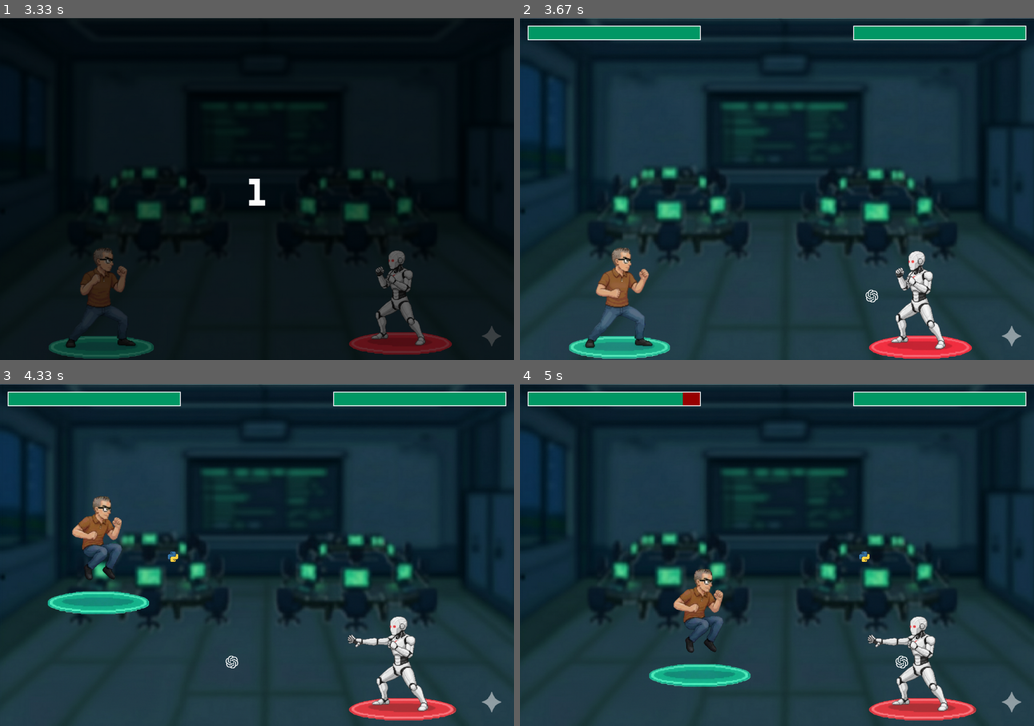
Above: before the commit, frames 1-4 (two rows, left to right).
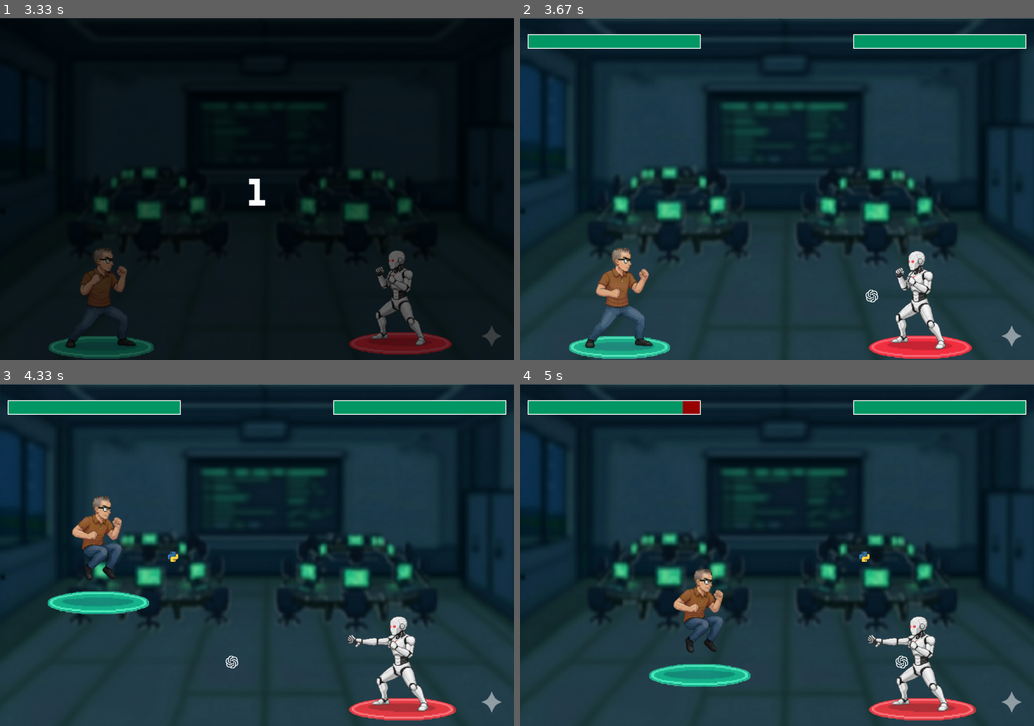
Above: after the commit, the same moments.

Repository: Gabriel-Henrique-2009/Trabalho_PyGames
Game: pygame game, started from Trabalho_PyGames/sistemadetiro.py
Same seed, same stepped clock (60 frames per second), same inputs: the game is played once before the commit and once after it.
Inputs (mouse positions are in pixels of both pictures, inside the frame that each line leads up to):
- Up to frame 1 (3.33 s): click "Jogar" at 0.38 s
- Up to frame 2 (3.67 s): no input
- Up to frame 3 (4.33 s): tap Space at 3.67 s; click (174, 442) at 4.05 s
- Up to frame 4 (5 s): hold Right 4.33-4.8 s; tap Space at 4.4, 4.7, 4.9 s; hold Right from 4.83 s (still down)

Frame 1 is identical in both runs. In frame 2, 3.8% of the frame differs, in the area x 1-99%, y 2-9%; in frame 3, 3.8%; in frame 4, 3.8%.

Commit message:
rounds do jogo

Diff:
--- a/Trabalho_PyGames/sistemadetiro.py
+++ b/Trabalho_PyGames/sistemadetiro.py
@@ -4,7 +4,6 @@
 pygame.init()
 
 botao_menu_teste = pygame.Rect(435, 453, 362, 110)
-
 cor_botao_menu_teste = (0, 153, 102)
 tela = pygame.display.set_mode((1200, 800))
 clock = pygame.time.Clock()
@@ -55,12 +54,33 @@
 #essa linha tava conflitando com a imagem
 #essa tbm
 
+fase2 = "round 2"
+fase3 = "round 3"
+fase4 = "round 4"
+fase5 = "round 5"
+usando = fase2
+modo_vitoria = 1
+
+
 font = pygame.font.Font("Silkscreen-Regular.ttf", 36)
 
 texto_surface_texto_frente = font.render("Jogar", True, (215, 238, 244))
+texto_rect = texto_surface_texto_frente.get_rect(topleft=(540, 480)) #certinho rs
 texto_sombra = font.render("Jogar", True, (80, 123, 70)) # efeito de sombra igual tilulo
-texto_rect = texto_surface_texto_frente.get_rect(topleft=(540, 480)) #certinho rs
 texto_rect_sombra = texto_sombra.get_rect(topleft=(543,483))
+
+
+# TEXTO DO MENU DOIS
+texto_surface_texto_frente2 = font.render("Continuar", True, (215, 238, 244))
+texto_rect2 = texto_surface_texto_frente2.get_rect(topleft=(492, 455))
+texto_sombra2 = font.render("Continuar", True, (80, 123, 70))
+texto_rect_sombra2 = texto_sombra2.get_rect(topleft=(495,458))
+
+texto_fase = font.render(usando, True, (215, 238, 244))
+texto_rect_fase = texto_fase.get_rect(topleft=(516, 505))
+texto_fase_sombra = font.render(usando, True, (80, 123, 70))
+texto_rect_fase_sombra = texto_fase_sombra.get_rect(topleft=(519,508))
+
 
 # VOU TENTAR COLOCAR O JOGO A PARTIR DAQUI :)
 
@@ -210,7 +230,21 @@
             # # o collidepoint verifica se o mouse está sobre o botão.
             # #ele tbm evita ter que ficar fazendo conta da posição do mouse :)
             # # Eduardo, aqui que a gnt vai ter que fazer o nosso jogo msm, né? eu coloquei só o botão de jgr. Acho bom fazer o jogo em um outro arquivo e depois, só passar pra cá
-            if estado_jogo == "MENU":
+
+            if estado_jogo == "MENU2":
+                if botao_menu_teste.collidepoint(evento.pos):
+            # Só muda a fase aqui, quando o botão for clicado!
+                    if usando == fase2:
+                        usando = fase3
+                    elif usando == fase3:
+                        usando = fase4
+                    elif usando == fase4:
+                        usando = fase5
+
+                    texto_fase = font.render(usando, True, (215, 238, 244))
+                    texto_fase_sombra = font.render(usando, True, (80, 123, 70))
+
+            if estado_jogo == "MENU" or estado_jogo == "MENU2":
                 if botao_menu_teste.collidepoint(evento.pos):
                     estado_jogo = "COUNTDOWN"
                     contagem_final = time.time()
@@ -225,6 +259,7 @@
                     armazenar_tiro.clear()
                     armazenar_tiro_boss.clear()
                     posicao_y_vitoria = 800
+
             elif estado_jogo == "JOGANDO":
                 if evento.button == 1:
                     if var_muni == 1:
@@ -256,11 +291,21 @@
         tela.fill((200, 200, 200))
         tela.blit(imagem, (0,0))
         pygame.draw.rect(tela, cor_botao_menu_teste, botao_menu_teste)
-        #Man se quiser ver o texto sem o sistema de colisão
-        #do mouse é só tirar essa linha
-        # e o hitbox funciona ainda rs
+
         tela.blit(texto_sombra, texto_rect_sombra)
         tela.blit(texto_surface_texto_frente, texto_rect)
+
+    elif estado_jogo == "MENU2":
+        tela.fill((200, 200, 200))
+        tela.blit(imagem, (0,0))
+        pygame.draw.rect(tela, cor_botao_menu_teste, botao_menu_teste)
+
+        tela.blit(texto_sombra2, texto_rect_sombra2)
+        tela.blit(texto_surface_texto_frente2, texto_rect2)
+
+        tela.blit(texto_fase_sombra, texto_rect_fase_sombra)
+        tela.blit(texto_fase, texto_rect_fase)
+
     elif estado_jogo == "COUNTDOWN":
             tela.blit(imagem_fundo, (0,0))
             grupo_jogador.update(player_rect.topleft, virado_para_esquerda, pulando) #draw/upd
@@ -272,16 +317,19 @@
             overlay.fill((0,0,0))
             tela.blit(overlay, (0,0))
 
+
             tempo_atual = time.time()
             if tempo_atual - contagem_final >= 1.0:
                 contagem -= 1
                 contagem_final = tempo_atual
+
             if contagem > 0:
                 texto_num = fonte_contagem.render(str(contagem),True,(255,255,255))
                 rect_num = texto_num.get_rect(center=(600,400))
                 tela.blit(texto_num,rect_num)
             else:
                 estado_jogo = "JOGANDO"
+
     elif estado_jogo == "JOGANDO":
         teclas = pygame.key.get_pressed()
 
@@ -355,7 +403,10 @@
         if vida_teste_5 >= 10: #alterar vida do boss
             print("MOGOU A IA BETA")  #linha da alteração da vida
             tempo_inicio_vitoria = time.time()
-            estado_jogo = "VITORIA"
+            if modo_vitoria == 1:
+                estado_jogo = "MENU2"
+            elif modo_vitoria == 2:
+                estado_jogo = "VITORIA"
 
 
 
@@ -373,8 +424,11 @@
         if tempo_atual - tempo_ultimo_tiro_robo >= intervalo_dos_tiro:
             robo.frames_ataque_restante = 10
 
-        barravida_player(vida_player, 20, 20)
-        barravida_boss(vida_teste_5, 780,20)
+        barravida_player(vida_player, 20, 40)
+        barravida_boss(vida_teste_5, 780, 40)
+        if usando == fase5:
+            modo_vitoria += 1
+
     elif estado_jogo == "VITORIA":
         tela.blit(imagem_fundo, (0,0))
         grupo_jogador.draw(tela)
@@ -388,11 +442,13 @@
             txt_parabens = fonte_vitoria.render("PARABÉNS!",True,(255, 255, 255))
             rect_parabens = txt_parabens.get_rect(center=(600, 400))
             tela.blit(txt_parabens,rect_parabens)
+
         elif 3.0 <= tempo_passado <= 6.0:
             progresso_subida = (tempo_passado - 3.0) / 3.0
             posicao_y_vitoria = 1100 - (750 *progresso_subida)
             rect_vitoria = imagem_vitoria.get_rect(center=(600,int(posicao_y_vitoria)))
             tela.blit(imagem_vitoria,rect_vitoria)
+
         elif 6.0 < tempo_passado <10.0:
             rect_vitoria = imagem_vitoria.get_rect(center=(600,400))
             tela.blit(imagem_vitoria,rect_vitoria)
